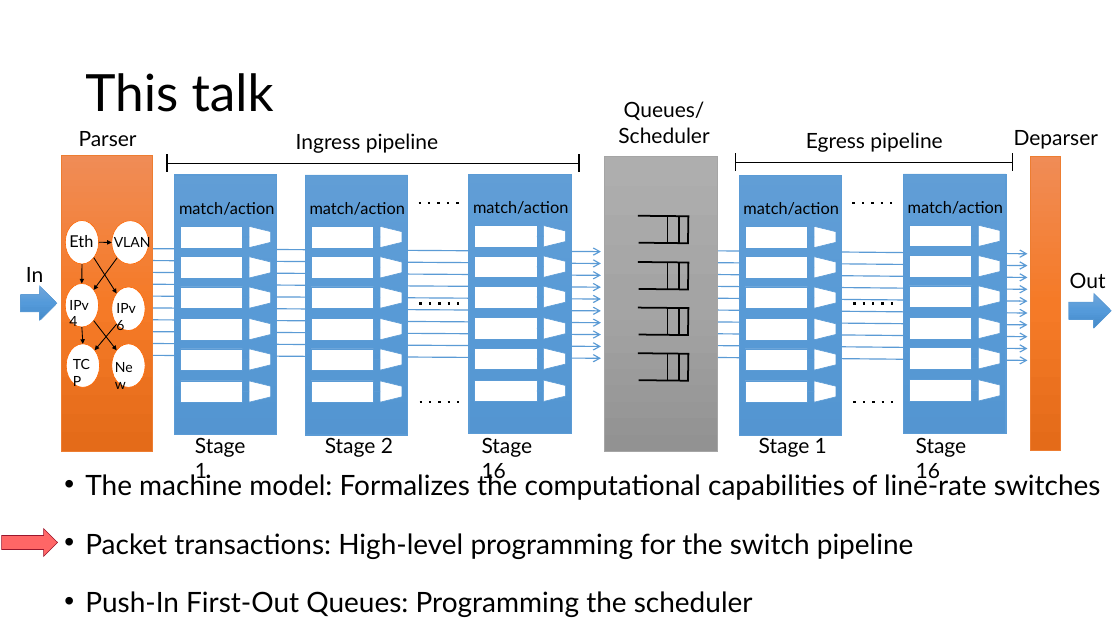
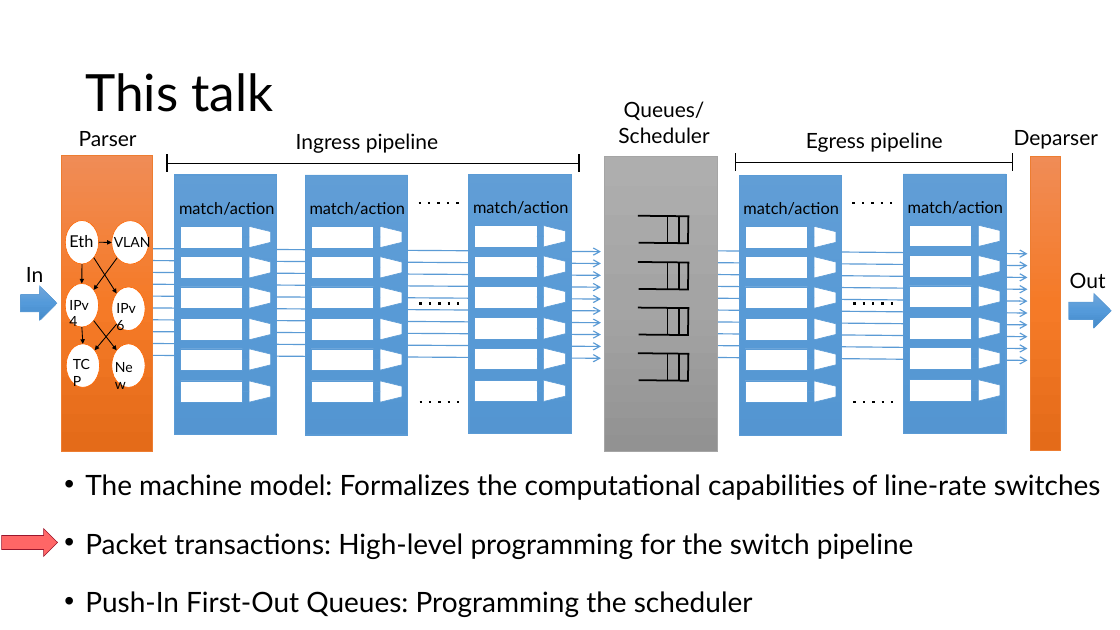
Before and after one commit to anirudhSK/pifo-domino-marple-ppts, a slide deck: slide 18 of combined_domino_pifo.pptx. Drawn at 1120x630 pixels with LibreOffice and Linux fonts; fonts in the diff are those of the drawing. Boxes give left, top, right and bottom in pixels: in the first picture for what was removed or moved away, otherwise in the second. Text is boxed around its words. In the diff, an @@ line names an element or a change of style, - is before the commit and + after.

Commit message:
Remove odd stage 1, stage 2, ... stage 16

```diff
--- a/combined_domino_pifo.pptx
+++ b/combined_domino_pifo.pptx
@@ text removed at (195,434,246,483) @@
-Stage 1
@@ text removed at (325,434,393,457) @@
-Stage 2
@@ text removed at (482,437,533,483) @@
-Stage 16
@@ text removed at (759,434,827,457) @@
-Stage 1
@@ text removed at (916,437,967,483) @@
-Stage 16
```
Also in this commit, not shown: 2 other slides changed.
